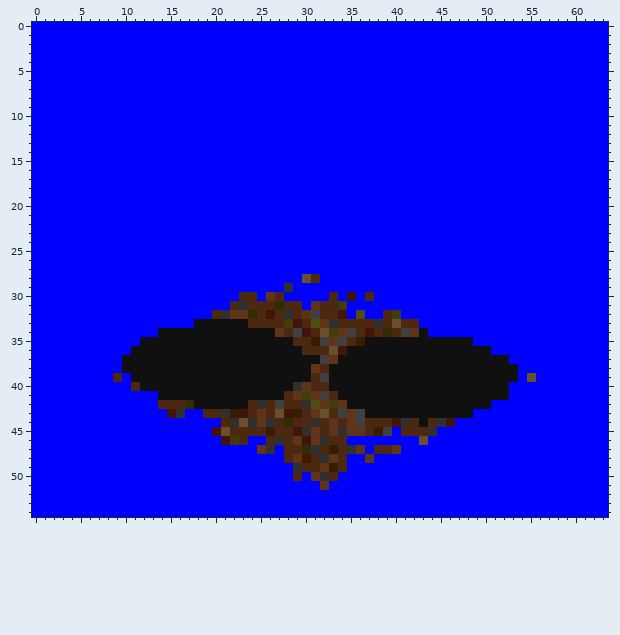
Pixel-art file, stored at gfx/4665.aseprite. Above is the file before it was changed.
64x55 pixels, 1 frame.
Once edited:
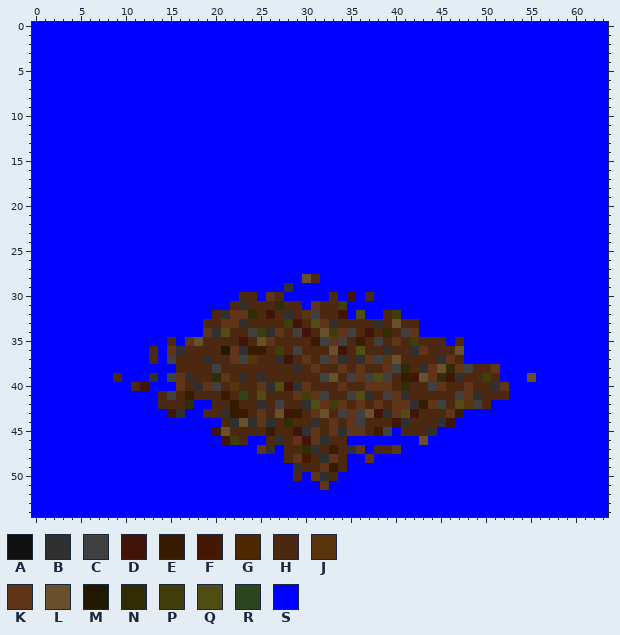
Palette (. is transparent): A #101010  B #303030  C #404040  D #401408  E #381c00  F #441800  G #4c2800  H #4c2810  J #58340c  K #603418  L #68502c  M #201800  N #302c04  P #403c0c  Q #504c14  R #2c4420  S #0000ff
From old to new:
layer "Layer 2" now hidden
@@ x 0..63 @@
 32 SSSSSSSSSSSSSSSSSSSSHBKKNHDHBHJCHHDSQSSHPSSSSSSSSSSSSSSSSSSSSSSS
-33 SSSSSSSSSSSSSSSSSSAAAAAAHHHHPDHQKBHHHHBHLHHSSSSSSSSSSSSSSSSSSSSS
-34 SSSSSSSSSSSSSSAAAAAAAAAAAAAKHCDHLPKCHDHNHCKASSSSSSSSSSSSSSSSSSSS
-35 SSSSSSSSSSSSAAAAAAAAAAAAAAAAAHHECKCHEAAAAAAAAAAAASSSSSSSSSSSSSSS
-36 SSSSSSSSSSSAAAAAAAAAAAAAAAAAAAHHHLDAAAAAAAAAAAAAAAASSSSSSSSSSSSS
-37 SSSSSSSSSSAAAAAAAAAAAAAAAAAAAAAACKAAAAAAAAAAAAAAAAAAASSSSSSSSSSS
-38 SSSSSSSSSSAAAAAAAAAAAAAAAAAAAAAKHAAAAAAAAAAAAAAAAAAAAASSSSSSSSSS
-39 SSSSSSSSSHSAAAAAAAAAAAAAAAAAAAAHCAAAAAAAAAAAAAAAAAAAAASLSSSSSSSS
-40 SSSSSSSSSSSHAAAAAAAAAAAAAAAAABKHHAAAAAAAAAAAAAAAAAAAASSSSSSSSSSS
-41 SSSSSSSSSSSSSSAAAAAAAAAAAAAAHKPKCHAAAAAAAAAAAAAAAAAAASSSSSSSSSSS
-42 SSSSSSSSSSSSSSHHHNAAAAAAHBHCHHBQKPKAAAAAAAAAAAAAAAASSSSSSSSSSSSS
-43 SSSSSSSSSSSSSSSDBSSHHBEDHKHLDEHKLHCKCAAAAAAAAAAAASSSSSSSSSSSSSSS
-44 SSSSSSSSSSSSSSSSSSSSSGBLBKBHNHHBHKHKCHHHDBHAHBDSSSSSSSSSSSSSSSSS
+33 SSSSSSSSSSSSSSSSSSSHHKKBHHHHPDHQKBHHHHBHLHHSSSSSSSSSSSSSSSSSSSSS
+34 SSSSSSSSSSSSSSSSSSSKBQHHCPBKHCDHLPKCHDHNHCKSSSSSSSSSSSSSSSSSSSSS
+35 SSSSSSSSSSSSSSSHSKLHHHHDHLKHHHHECKCHEHCHKHPHHHSHSSSSSSSSSSSSSSSS
+36 SSSSSSSSSSSSSHSKBHHHHMKBEEHPHCHHHLDHQHHBHHBKHHHLSSSSSSSSSSSSSSSS
+37 SSSSSSSSSSSSSHSCHHHBHHKCJHHBDHKHCKBHBKCJLHHHHBKHSSSSSSSSSSSSSSSS
+38 SSSSSSSSSSSSSSSSHHHHCHHHHHHHHBHKHHKHKHHKCNHBKLNKCHHKSSSSSSSSSSSS
+39 SSSSSSSSSHSSSBSCKBHHNKHBHBHHHHHHCLHCKCQCHEDLKNDBHHPHSSSLSSSSSSSS
+40 SSSSSSSSSSSHDSSSKHBKCHJHHKBQDBKHHHKHHKKKHNHHCKHHKHHBKSSSSSSSSSSS
+41 SSSSSSSSSSSSSSHCHEHHHEHRHQHHHKPKCHHCQBHCKBHHHHHCKBHHHSSSSSSSSSSS
+42 SSSSSSSSSSSSSSHHHNSSHHEHHBHCHHBQKPKHKHKHKKBEKCHQJCHSSSSSSSSSSSSS
+43 SSSSSSSSSSSSSSSDBSSHHBEDHKHLDEHKLHCKCLDBKQDHHHKESSSSSSSSSSSSSSSS
+44 SSSSSSSSSSSSSSSSSSSSSGBLBKBHNHHBHKHKCHHHDBHHHBDSSSSSSSSSSSSSSSSS
 45 SSSSSSSSSSSSSSSSSSSSDLHHHHEHHDBKHKBKKHECSHHHBSSSSSSSSSSSSSSSSSSS
